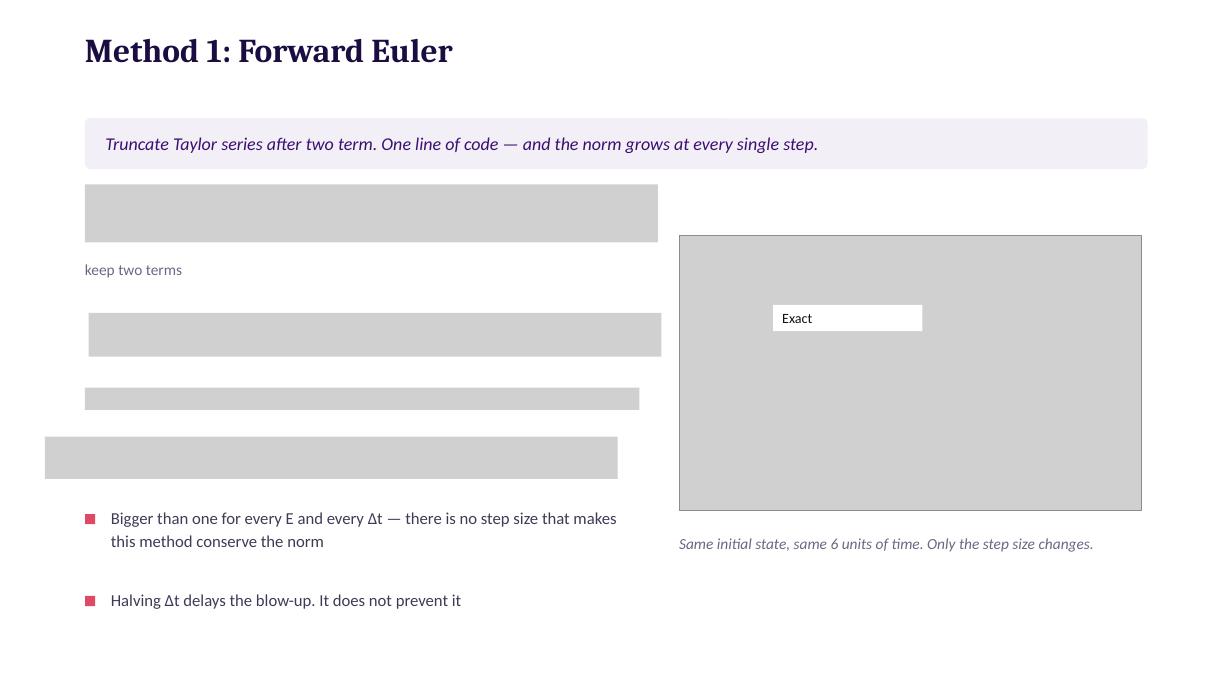
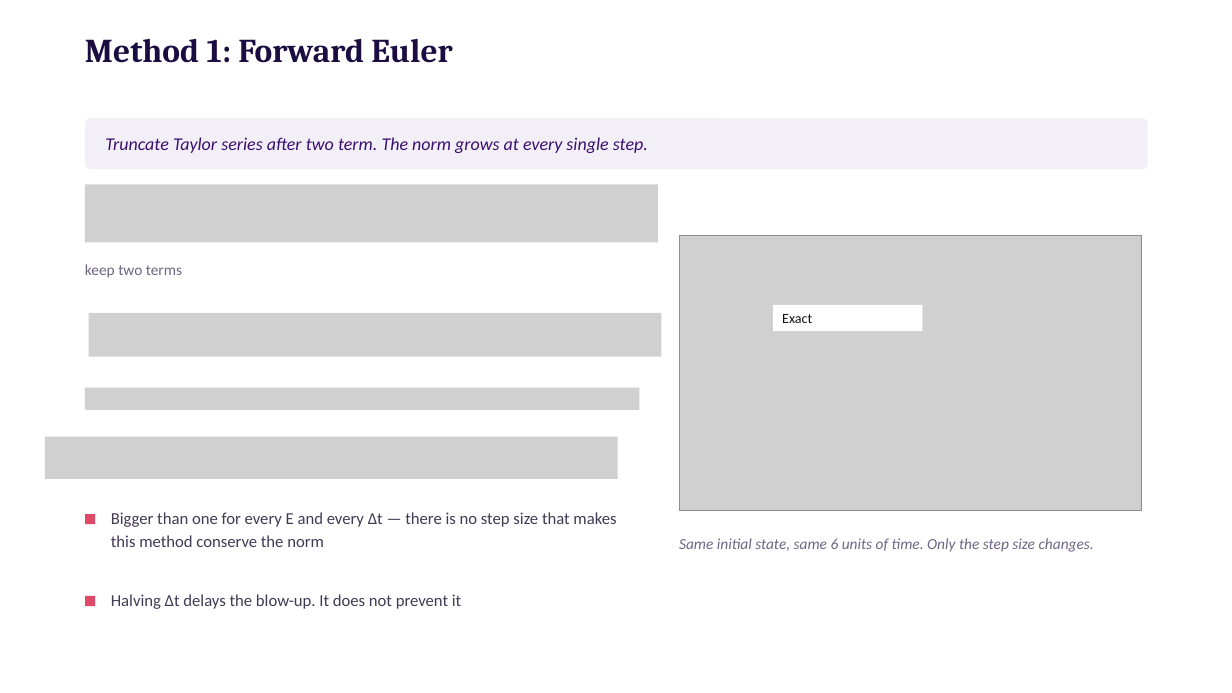
Before and after one commit to bryceshirley/quantum-oscillator, a slide deck: slide 9 of toolbox_talk.pptx. Drawn at 1232x693 pixels with LibreOffice and Linux fonts; fonts in the diff are those of the drawing; grey boxes stand for pictures. Boxes give left, top, right and bottom in pixels: in the first picture for what was removed or moved away, otherwise in the second. Text is boxed around its words. In the diff, an @@ line names an element or a change of style, - is before the commit and + after.

```diff
--- a/toolbox_talk.pptx
+++ b/toolbox_talk.pptx
@@ text at <box>105,137,648,153</box>: text changed @@
-Truncate Taylor series after two term. One line of code — and the norm grows at every single step.
+Truncate Taylor series after two term. The norm grows at every single step.
```
Also in this commit, not shown: 10 other slides changed, 1 slide removed, 1 other file.
